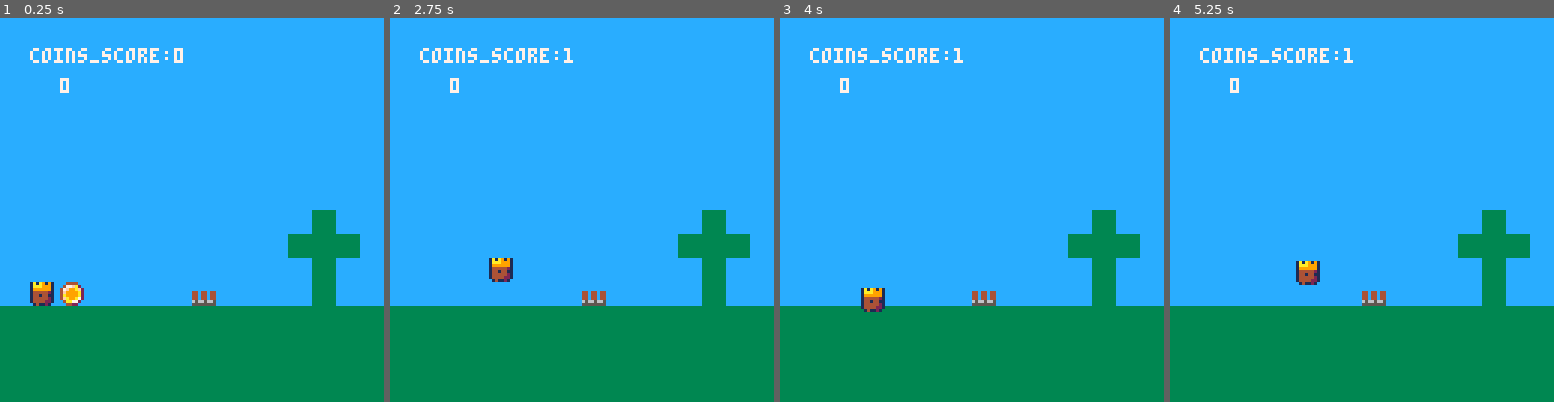
Above: before the commit, frames 1-4 (left to right).
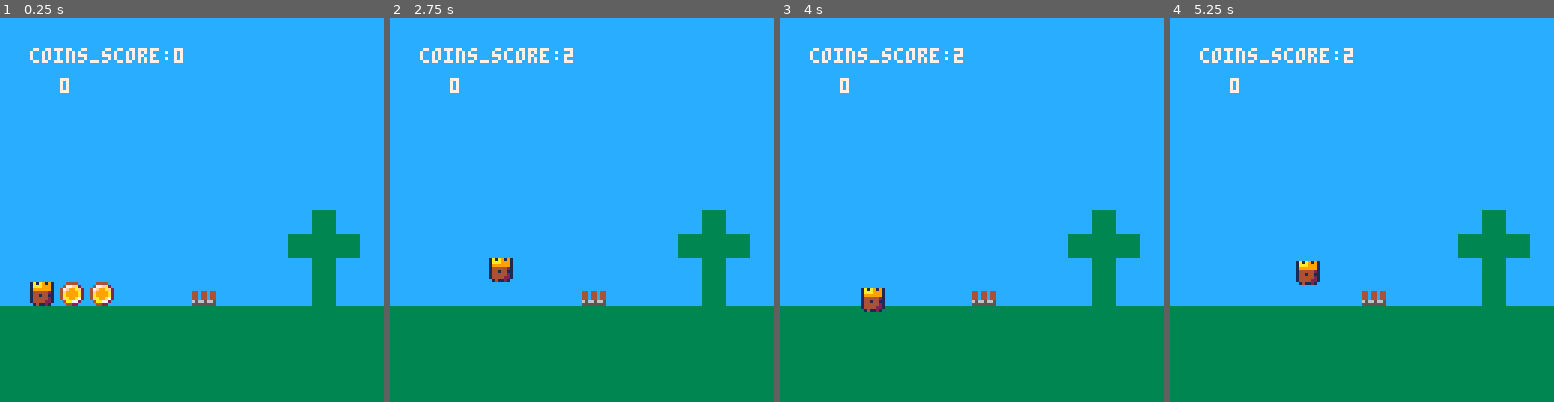
Above: after the commit, the same moments.

Repository: shen-sat/kingdom
Game: PICO-8 cartridge kingdom.p8
Same seed, same stepped clock (60 frames per second), same inputs: the game is played once before the commit and once after it.
Inputs:
- Up to frame 1 (0.25 s): no input
- Up to frame 2 (2.75 s): tap X (X key) at 0.33, 1.07, 1.85 s; hold Right 1.6-2.1 s; hold Up 2.15-2.42 s; hold Right from 2.47 s (still down)
- Up to frame 3 (4 s): tap X (X key) at 2.97 s; release Right at 3.03 s; hold Left 3.08-3.58 s; hold Down 3.63-3.97 s
- Up to frame 4 (5.25 s): hold Right 4.02-4.68 s; tap X (X key) at 4.08, 5.2 s; hold Up 4.73-5.03 s; hold Left from 5.08 s (still down)

The runs differ from the first frame. In frame 1, 0.3% of the frame differs, in the area x 23-30%, y 68-75%; in frame 2, less than 0.1%; in frame 3, less than 0.1%; in frame 4, less than 0.1%.

Commit message:
Spending more than one one coin

Diff:
--- a/kingdom.p8
+++ b/kingdom.p8
@@ -29,8 +29,11 @@
     return self.x + self.width/2
    end
   }
+  --coins
   local first_coin = make_coin(20, ground_y - 8)
+  local second_coin = make_coin(30, ground_y - 8)
   add(coins,first_coin)
+  add(coins,second_coin)
 
   camp_fire = {
    sprite = 6,
@@ -43,7 +46,7 @@
     sprite = 8,
     x = 64,
     y = ground_y - 8 - 16,
-    value = 1,
+    value = 2,
     spent = 0,
     purchase_time = 0
    }
@@ -83,7 +86,7 @@
    if coin_score > 0 then
     coin_score -= 1
     camp_fire.cost.spent += 1
-    camp_fire.cost.sprite = 5
+    -- camp_fire.cost.sprite = 5
    end
   elseif not camp_fire.purchased then
    camp_fire.cost.purchase_time += (1/3)
@@ -108,9 +111,21 @@
  end
  spr(player.sprite,player.x,player.y)
  spr(camp_fire.sprite,camp_fire.x,camp_fire.y)
+
  if is_overlapping(player, camp_fire) and not camp_fire.purchased then
-   spr(camp_fire.cost.sprite,camp_fire.cost.x,camp_fire.cost.y)
+  local adjust = 0
+  local spent = camp_fire.cost.spent
+  local remaining = camp_fire.cost.value - camp_fire.cost.spent
+  for n=0,spent - 1 do
+   spr(5,camp_fire.cost.x + adjust,camp_fire.cost.y)
+   adjust+=8
+  end
+  for n=0,remaining - 1 do
+   spr(8,camp_fire.cost.x + adjust,camp_fire.cost.y)
+   adjust+=8
+  end
  end
+
  for c in all(coins) do
   spr(c.sprite,c.x,c.y)
  end
